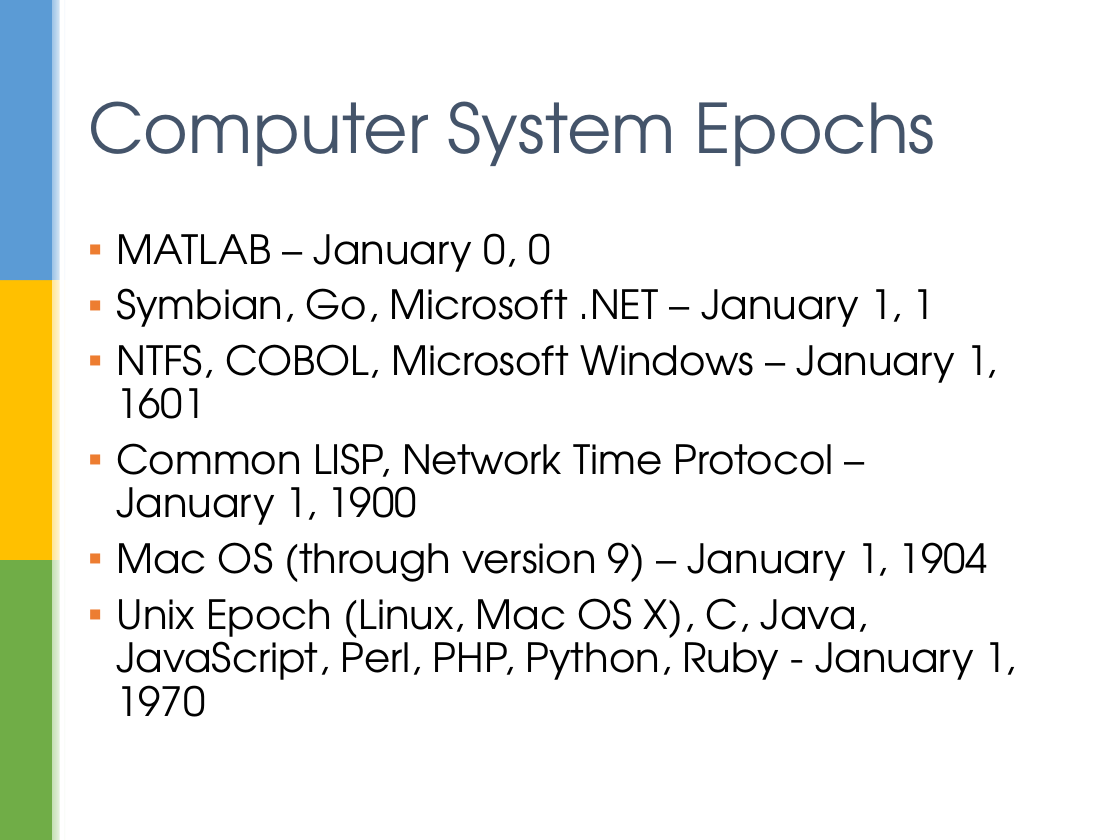
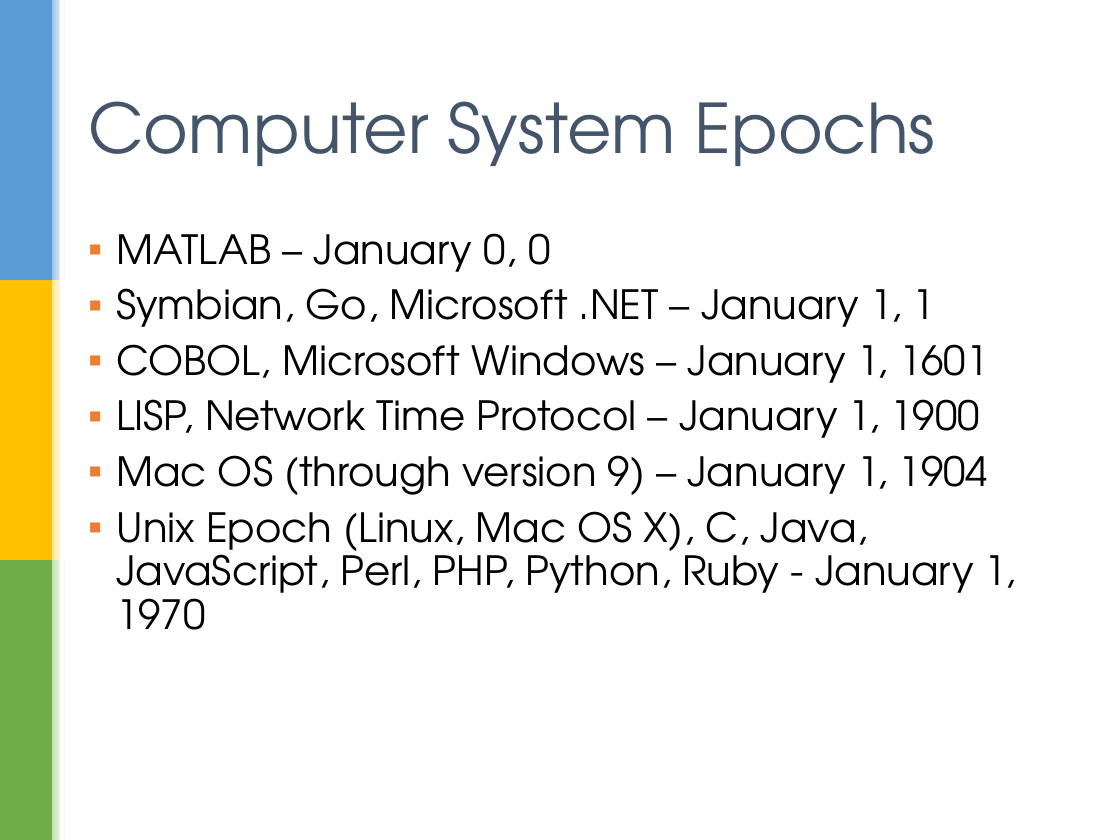
Before and after one commit to sualeh/make-a-date, a slide deck: slide 15 of Java 8 Date and Time API.pptx. Drawn at 1120x840 pixels with LibreOffice and Linux fonts; fonts in the diff are those of the drawing; background and template pictures are left out. Boxes give left, top, right and bottom in pixels: in the first picture for what was removed or moved away, otherwise in the second. Text is boxed around its words. In the diff, an @@ line names an element or a change of style, - is before the commit and + after.

Commit message:
Tweaks

```diff
--- a/Java 8 Date and Time API.pptx
+++ b/Java 8 Date and Time API.pptx
@@ text at <box>116,344,988,438</box>: text changed @@
-▪ NTFS, COBOL, Microsoft Windows – January 1, 1601
-▪ Common LISP, Network Time Protocol – January 1, 1900
+▪ COBOL, Microsoft Windows – January 1, 1601
+▪ LISP, Network Time Protocol – January 1, 1900
```
Also in this commit, not shown: 1 other slide changed.
